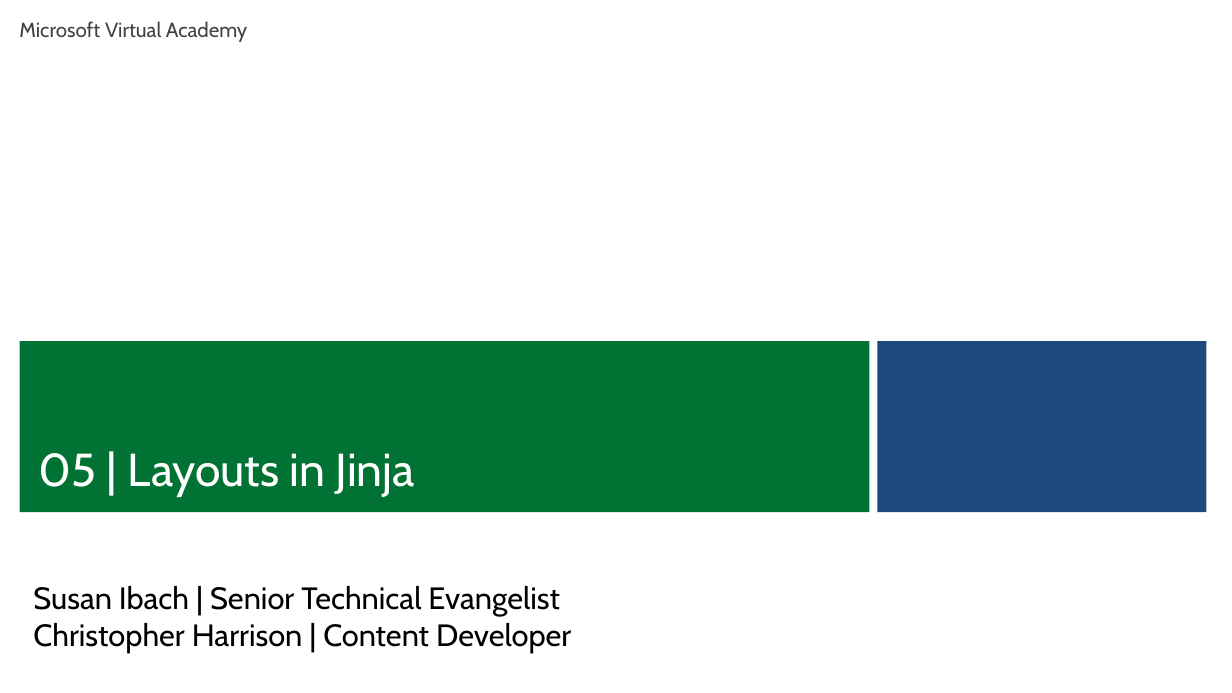
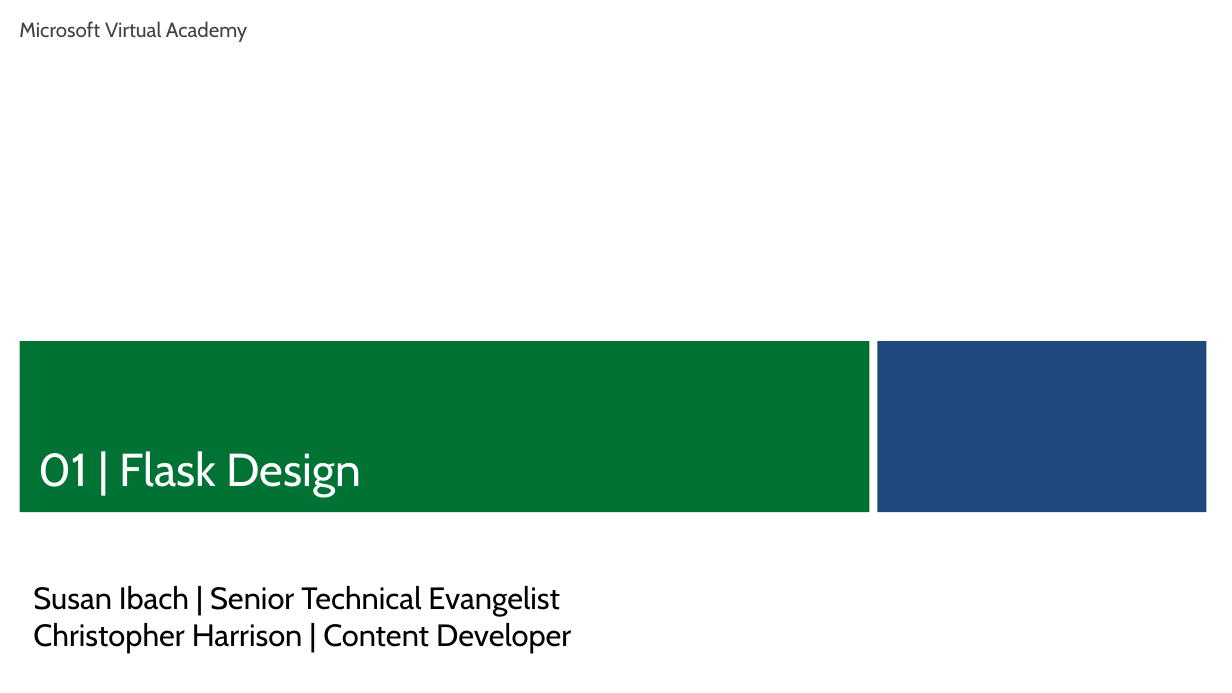
Before and after one commit to mkscala/AdvancedFlask, a slide deck: slide 7 of Slides/Module 1 - Flask Application Design.pptx (slide 1 before the commit). Drawn at 1232x693 pixels with LibreOffice and Linux fonts; fonts in the diff are those of the drawing; background and template pictures are left out. Boxes give left, top, right and bottom in pixels: in the first picture for what was removed or moved away, otherwise in the second. Text is boxed around its words. In the diff, an @@ line names an element or a change of style, - is before the commit and + after.

```diff
--- a/Slides/Module 1 - Flask Application Design.pptx
+++ b/Slides/Module 1 - Flask Application Design.pptx
@@ text at box(39, 451, 362, 497): text changed @@
-05 | Layouts in Jinja
+01 | Flask Design
```
Also in this commit, not shown: 3 other slides changed, 24 slides added, 17 slides removed, 3 other files.
